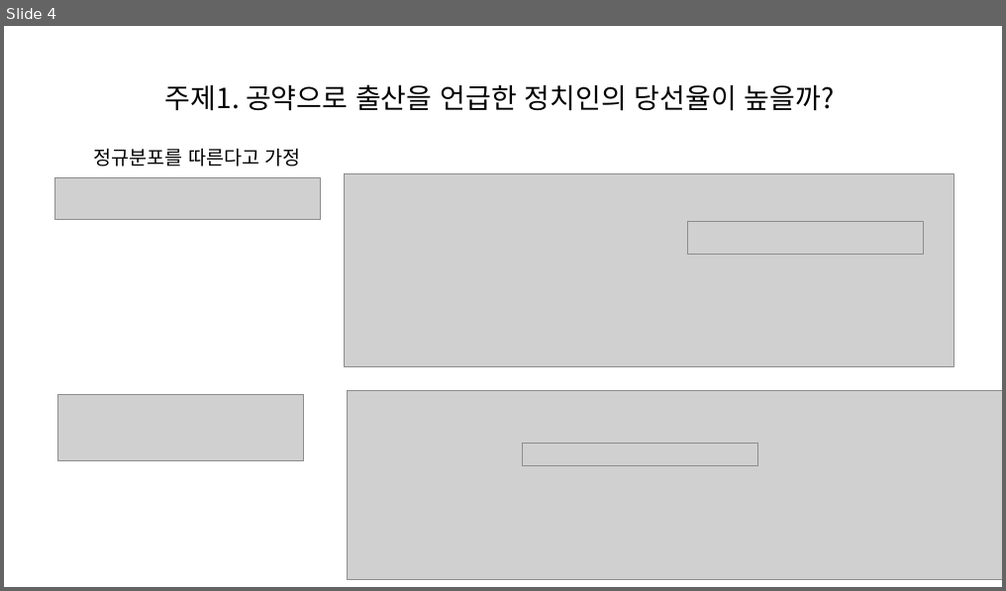
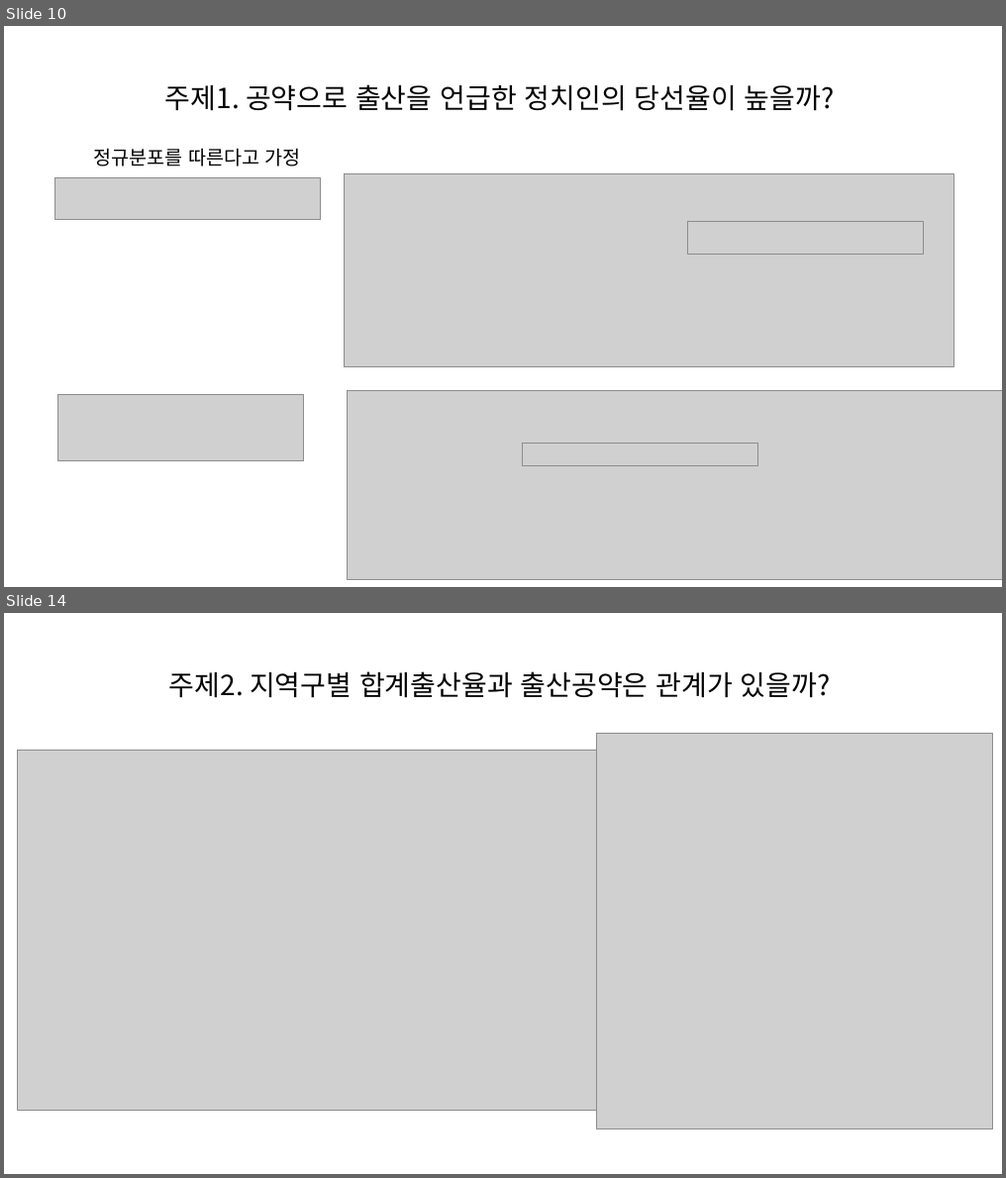
Before and after one commit to JunaHwang/Team1_FirstProject, a slide deck: hsj/data/테스트.pptx. Shown one above the other, each under a label of ours: slide 4 before the commit, slides 10 and 14 after it; the slides between them are not shown. The pictures are 1006x591 and 1006x1178 pixels, drawn with LibreOffice and Linux fonts; fonts in the diff are those of the drawing; grey boxes stand for pictures. Boxes give left, top, right and bottom in pixels: in the first picture for what was removed or moved away, otherwise in the second. Text is boxed around its words. In the diff, an @@ line names an element or a change of style, - is before the commit and + after.

Commit message:
20230419 출산 공약 완료 및 여가 데이터셋 추가

```diff
--- a/hsj/data/테스트.pptx
+++ b/hsj/data/테스트.pptx
@@ slide 14 added at [4, 613, 1002, 1174], background #FFFFFF @@
@@ title added at [169, 671, 831, 698], 20 pt, text #000000 @@
+주제2. 지역구별 합계출산율과 출산공약은 관계가 있을까?
@@ picture added at [18, 750, 598, 1111] @@
@@ picture added at [597, 734, 993, 1130] @@
@@ what was slide 4 is now slide 10 @@
```
Also in this commit, not shown: 12 other slides added, 9 other files.
